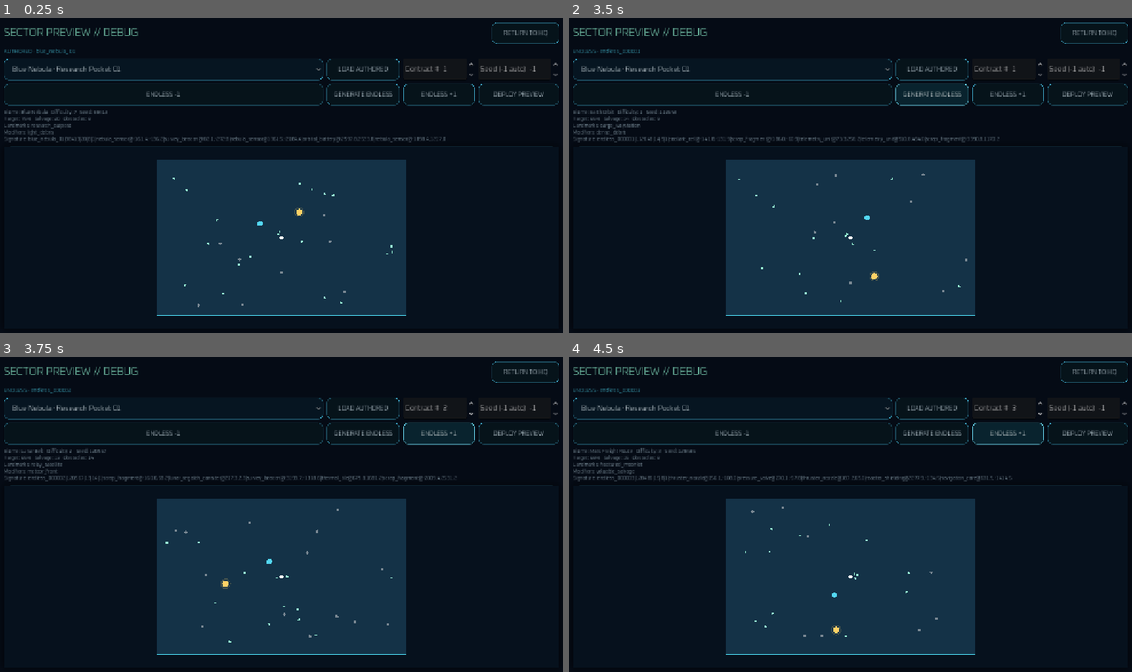
Above: before the commit, frames 1-4 (two rows, left to right).
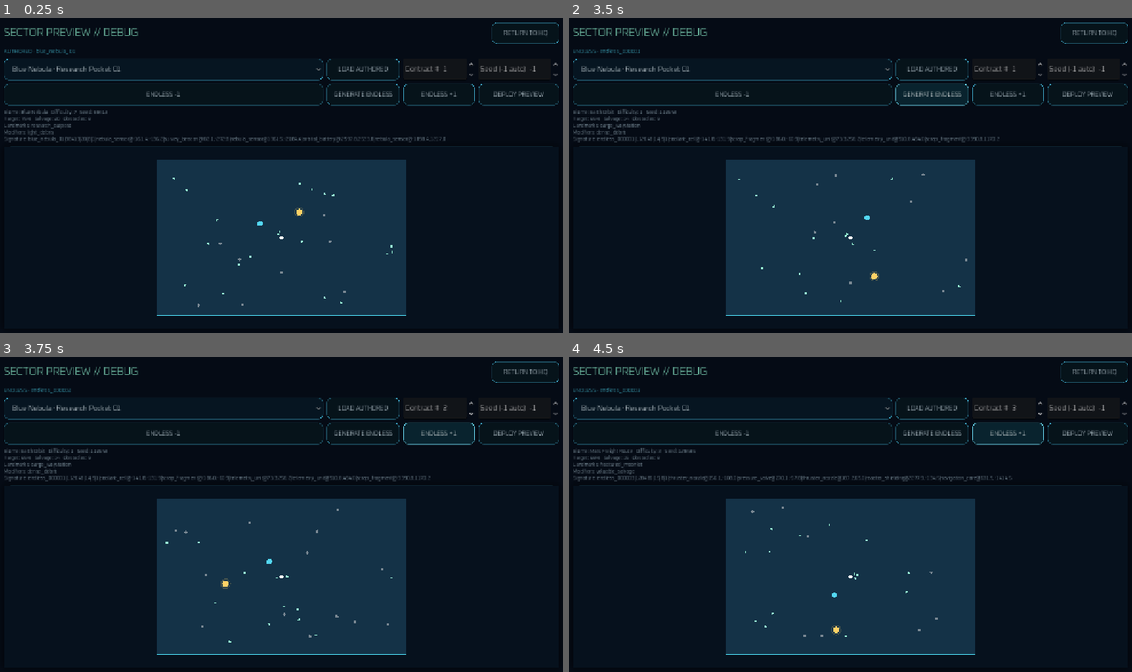
Above: after the commit, the same moments.

Repository: EwertonMendes/Orbital-Cleanup-Co.
Game: Godot game, scene res://src/debug/sector_preview/sector_preview.tscn
Same seed, same stepped clock (60 frames per second), same inputs: the game is played once before the commit and once after it. This scene is started directly instead of the project's main scene.
Inputs:
- Up to frame 1 (0.25 s): no input
- Up to frame 2 (3.5 s): click "ENDLESS -1" at 0.5 s; click "ENDLESS -1" at 1.25 s; click "GENERATE ENDLESS" at 2 s; click "GENERATE ENDLESS" at 2.75 s
- Up to frame 3 (3.75 s): click "ENDLESS +1" at 3.5 s
- Up to frame 4 (4.5 s): click "ENDLESS +1" at 4.25 s

Frames 1-2 are identical in both runs. In frame 3, 0.5% of the frame differs, in the area x 3-82%, y 28-40%; in frame 4, nothing differs.
Error after the commit: Invalid access to property or key 'target_percent' on a base object of type 'Dictionary'. (res://src/debug/sector_preview/sector_preview.gd:113)

Commit message:
feat: generate and validate varied contract objectives

Diff:
--- a/schemas/sector.schema.json
+++ b/schemas/sector.schema.json
@@ -101,18 +101,26 @@
     },
     "contract": {
       "type": "object",
-      "required": [
-        "type",
-        "target_percent"
-      ],
+      "additionalProperties": false,
+      "required": ["type"],
       "properties": {
-        "type": {
-          "type": "string"
-        },
+        "type": {"type": "string"},
         "target_percent": {
           "type": "number",
           "minimum": 1,
           "maximum": 100
+        },
+        "target_count": {
+          "type": "integer",
+          "minimum": 1
+        },
+        "target_value": {
+          "type": "integer",
+          "minimum": 1
+        },
+        "target_salvage_id": {
+          "type": "string",
+          "pattern": "^[a-z0-9_]+$"
         }
       }
     },
--- a/src/game/contracts/endless_contract_generator.gd
+++ b/src/game/contracts/endless_contract_generator.gd
@@ -7,7 +7,14 @@
 	"mars_freight",
 	"blue_nebula",
 ]
-const CONTRACT_ID := "standard_cleanup"
+const CONTRACT_ROTATION := [
+	"standard_cleanup",
+	"recovery_run",
+	"standard_cleanup",
+	"valuable_recovery",
+	"full_cleanup",
+	"priority_recovery",
+]
 const DISPLAY_NAME_KEY := "SECTOR_ENDLESS_CONTRACT"
 
 var _registry: ContentRegistry
@@ -45,11 +52,8 @@
 		rng
 	)
 
-	var contract := _registry.get_contract(CONTRACT_ID)
-	var target_range := contract["target_percent_range"] as Array
-	var difficulty_progress := clampf(float(contract_number - 1) / 28.0, 0.0, 1.0)
-	var target := int(round(lerpf(float(target_range[0]), float(target_range[1]), difficulty_progress)))
-	target = clampi(target + rng.randi_range(-2, 2), int(target_range[0]), int(target_range[1]))
+	var contract_id := String(CONTRACT_ROTATION[(contract_number - 1) % CONTRACT_ROTATION.size()])
+	var contract_ref := _build_contract_ref(contract_id, table_id, contract_number, rng)
 
 	var scale_step := mini(contract_number - 1, 40)
 	var half_width := 4800.0 + float(scale_step) * 45.0
@@ -73,15 +77,68 @@
 			{"id": table_id, "weight": 100.0},
 		],
 		"landmarks": landmark_ids,
-		"contract": {
-			"type": CONTRACT_ID,
-			"target_percent": target,
-		},
+		"contract": contract_ref,
 		"modifiers": modifier_ids,
 		"depot": {
 			"position": [depot.x, depot.y],
 		},
 	}
+
+func _build_contract_ref(
+	contract_id: String,
+	table_id: String,
+	contract_number: int,
+	rng: RandomNumberGenerator
+) -> Dictionary:
+	var contract := _registry.get_contract(contract_id)
+	var kind := String(contract["kind"])
+	var progress := clampf(float(contract_number - 1) / 28.0, 0.0, 1.0)
+	var output := {"type": contract_id}
+
+	match kind:
+		"cleanup", "full_cleanup":
+			var range := contract["target_percent_range"] as Array
+			var target := int(round(lerpf(float(range[0]), float(range[1]), progress)))
+			target = clampi(target + rng.randi_range(-2, 2), int(range[0]), int(range[1]))
+			output["target_percent"] = target
+		"recovery":
+			var range := contract["target_count_range"] as Array
+			var target := int(round(lerpf(float(range[0]), float(range[1]), progress)))
+			output["target_count"] = clampi(target + rng.randi_range(-1, 1), int(range[0]), int(range[1]))
+		"valuable_recovery":
+			var range := contract["target_value_range"] as Array
+			var target := int(round(lerpf(float(range[0]), float(range[1]), progress)))
+			target += rng.randi_range(-40, 40)
+			output["target_value"] = clampi(target, int(range[0]), int(range[1]))
+		"priority_object":
+			var range := contract["target_count_range"] as Array
+			output["target_count"] = clampi(
+				int(round(lerpf(float(range[0]), float(range[1]), progress))),
+				int(range[0]),
+				int(range[1])
+			)
+			output["target_salvage_id"] = _pick_priority_salvage(table_id, rng)
+		_:
+			assert(false, "Unsupported endless contract kind: %s" % kind)
+
+	return output
+
+func _pick_priority_salvage(table_id: String, rng: RandomNumberGenerator) -> String:
+	var table := _registry.get_salvage_table(table_id)
+	var preferred: Array[String] = []
+	var fallback: Array[String] = []
+
+	for value in table["entries"] as Array:
+		var entry := value as Dictionary
+		var salvage_id := String(entry["salvage"])
+		fallback.append(salvage_id)
+		var salvage := _registry.get_salvage_data(salvage_id)
+		if String(salvage.get("rarity", "common")) in ["rare", "epic"]:
+			preferred.append(salvage_id)
+
+	var candidates := preferred if not preferred.is_empty() else fallback
+	assert(not candidates.is_empty(), "Priority contract requires at least one salvage candidate.")
+	return candidates[rng.randi_range(0, candidates.size() - 1)]
 
 func _seed_for_contract(contract_number: int) -> int:
 	var value := (contract_number * 7919 + 104729) % 2147483647
--- a/src/game/salvage/salvage_marker.gd
+++ b/src/game/salvage/salvage_marker.gd
@@ -2,12 +2,14 @@
 class_name SalvageMarker
 
 var _definition: SalvageDefinition
+var _priority_target := false
 var _targeted := false
 var _progress := 0.0
 var _phase := 0.0
 
-func configure(definition: SalvageDefinition) -> void:
+func configure(definition: SalvageDefinition, priority_target: bool = false) -> void:
 	_definition = definition
+	_priority_target = priority_target
 	queue_redraw()
 
 func set_targeted(value: bool) -> void:
@@ -57,6 +59,22 @@
 			var angle := _phase * (0.72 + float(index) * 0.18) + float(index) * PI
 			var mote_position := Vector2.from_angle(angle) * (radius + 16.0)
 			draw_circle(mote_position, 2.5 if rarity_name == "epic" else 2.0, Color(rarity, 0.72))
+
+	if _priority_target:
+		var priority_color := Color("#f4f9ff")
+		var priority_radius := radius + 18.0
+		for index in range(4):
+			var center_angle := float(index) * PI * 0.5 + _phase * 0.16
+			draw_arc(
+				Vector2.ZERO,
+				priority_radius,
+				center_angle - 0.16,
+				center_angle + 0.16,
+				8,
+				Color(priority_color, 0.72),
+				2.0,
+				true
+			)
 
 	if not _targeted:
 		return
--- a/src/game/salvage/salvage_object.gd
+++ b/src/game/salvage/salvage_object.gd
@@ -4,6 +4,7 @@
 const ENERGY_SHADER := preload("res://src/game/visual/salvage_energy.gdshader")
 
 @export var definition: SalvageDefinition
+@export var priority_target := false
 @export_range(-3.0, 3.0, 0.05) var spin_speed := 0.35
 
 @onready var sprite: Sprite2D = %Sprite
@@ -92,7 +93,7 @@
 	else:
 		sprite.material = null
 		sprite.modulate = Color.WHITE.lerp(category_tint, 0.16)
-	marker.configure(definition)
+	marker.configure(definition, priority_target)
 
 	var circle := collision_shape.shape as CircleShape2D
 	assert(circle != null, "SalvageObject requires a CircleShape2D.")
--- a/src/game/sector/sector_generator.gd
+++ b/src/game/sector/sector_generator.gd
@@ -68,6 +68,8 @@
 		occupied,
 		float(parameters["rare_weight_multiplier"])
 	)
+	_apply_contract_spawn_requirements(sector, salvage_spawns)
+
 	var obstacle_spawns := _build_obstacle_spawns(
 		biome,
 		rng,
@@ -154,6 +156,25 @@
 		})
 	return output
 
+func _apply_contract_spawn_requirements(sector: Dictionary, salvage_spawns: Array[Dictionary]) -> void:
+	var contract_ref := sector["contract"] as Dictionary
+	var contract := _registry.get_contract(String(contract_ref["type"]))
+	if String(contract.get("kind", "")) != "priority_object":
+		return
+
+	var target_salvage_id := String(contract_ref.get("target_salvage_id", ""))
+	var target_count := int(contract_ref.get("target_count", 1))
+	assert(not target_salvage_id.is_empty(), "Priority contract requires target_salvage_id.")
+	assert(target_count > 0, "Priority contract requires positive target_count.")
+	assert(salvage_spawns.size() >= target_count, "Priority contract target count exceeds generated salvage count.")
+
+	for offset in range(target_count):
+		var index := salvage_spawns.size() - 1 - offset
+		var entry := salvage_spawns[index] as Dictionary
+		entry["salvage_id"] = target_salvage_id
+		entry["priority_target"] = true
+		salvage_spawns[index] = entry
+
 func _build_obstacle_spawns(
 	biome: Dictionary,
 	rng: RandomNumberGenerator,
--- a/src/game/sector/sector_runtime.gd
+++ b/src/game/sector/sector_runtime.gd
@@ -107,7 +107,7 @@
 	return {
 		"sector_id": _sector_id,
 		"contract": contract,
-		"target_percent": float(contract_ref["target_percent"]),
+		"contract_ref": contract_ref.duplicate(true),
 		"total_cleanliness": get_total_cleanliness(),
 		"reward_multiplier": float(parameters.get("reward_multiplier", 1.0)),
 	}
@@ -164,6 +164,7 @@
 	definition.validate()
 
 	salvage.definition = definition
+	salvage.priority_target = bool(entry.get("priority_target", false))
 	salvage.position = entry["position"] as Vector2
 	salvage.spin_speed = float(entry["spin_speed"])
 	salvage_root.add_child(salvage)
Not shown, changed: tools/validate_content.py
